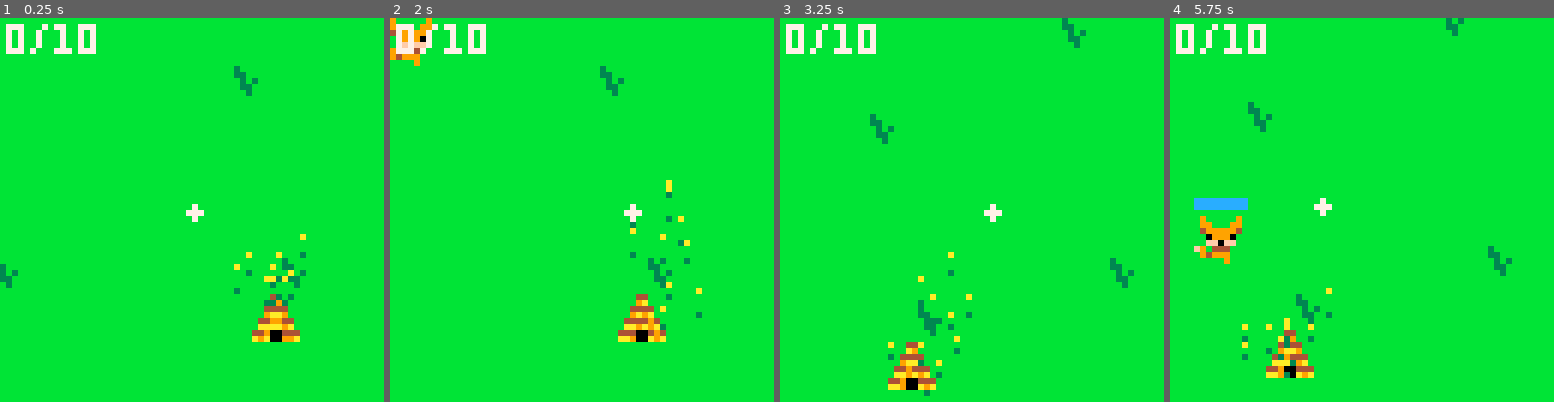
Above: before the commit, frames 1-4 (left to right).
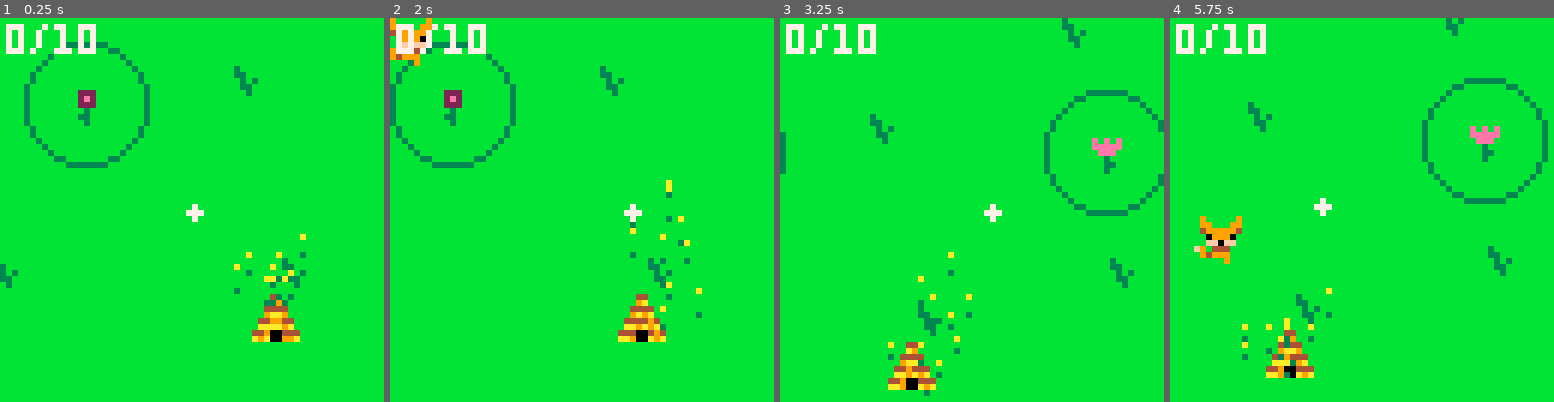
Above: after the commit, the same moments.

Repository: greysonp/swarm
Game: PICO-8 cartridge bees.p8
Same seed, same stepped clock (60 frames per second), same inputs: the game is played once before the commit and once after it.
Inputs:
- Up to frame 1 (0.25 s): no input
- Up to frame 2 (2 s): tap X (X key) at 0.33, 1.07, 1.85 s; tap O (Z key) at 0.7, 1.7 s; hold Right from 1.6 s (still down)
- Up to frame 3 (3.25 s): release Right at 2.1 s; tap O (Z key) at 2.1, 2.5, 2.9 s; hold Up 2.15-2.42 s; hold Right 2.47-3.03 s; tap X (X key) at 2.97 s; hold Left from 3.08 s (still down)
- Up to frame 4 (5.75 s): tap O (Z key) every 0.4 s from 3.3 to 5.7 s; release Left at 3.58 s; hold Down 3.63-3.97 s; hold Right 4.02-4.68 s; tap X (X key) at 4.08, 5.2 s; hold Up 4.73-5.03 s; hold Left 5.08-5.68 s; hold Down from 5.73 s (still down)

The runs differ from the first frame. In frame 1, 1.6% of the frame differs, in the area x 6-40%, y 6-40%; in frame 2, 1.5%; in frame 3, 1.7%; in frame 4, 2.2%, in the area x 6-99%, y 15-50%.

Commit message:
Added flowers and fixed sfx bugs.

Diff:
--- a/bees.p8
+++ b/bees.p8
@@ -11,6 +11,7 @@
 bees = {}
 enemies = {}
 anchors = {}
+flowers = {}
 
 -- constants
 startbees = 10
@@ -49,6 +50,12 @@
   -- add bee counter to the stage
   add(stage, newbeecounter())
 
+  -- add flowers to the stage
+  addflower(newflower(32, 32, 32))
+  addflower(newflower(96, 32, 33))
+  addflower(newflower(32, 96, 34))
+  addflower(newflower(96, 96, 35))
+
   -- add bees to the stage
   for i = 1, startbees do
     local bee = newbee(random(beehive.pos.x - 5, beehive.pos.x + 5), random(beehive.pos.y - 5, beehive.pos.y + 5), beehive)
@@ -120,6 +127,12 @@
 function addenemy(enemy)
   add(enemies, enemy)
   add(stage, enemy)
+end
+
+function addflower(flower)
+  add(flowers, flower)
+  add(anchors, flower)
+  add(stage, flower)
 end
 
 function placeanchor(x, y)
@@ -141,7 +154,7 @@
     return dist <= obj.radius
   end)
   if closest != nil then
-    if (closest != beehive) then
+    if closest.removable then
       del(anchors, closest)
       del(stage, closest)
     end
@@ -195,6 +208,7 @@
   cursor.speed = 1
   cursor.radius = 10
   cursor.layer = cursor_layer
+  cursor.removable = false
 
   function cursor:update()
     -- movement
@@ -211,7 +225,7 @@
         local anchor = placeanchor(self.pos.x, self.pos.y)
         local bee = findclosest(self.bees, self.pos.x, self.pos.y, function(obj, dist) return true end)
         bee:setanchor(anchor)
-        if count(anchor.bees) > 1 then sfx(2) end
+        if count(anchor.bees) > 1 or not anchor.removable then sfx(2) end
       else
         sfx(0)
       end
@@ -221,10 +235,11 @@
     if btnp(5) then
       local anchor = removeanchor(self.pos.x, self.pos.y)
       if anchor != nil then
+        if count(anchor.bees) > 0 then sfx(3) else sfx(0) end
         for bee in all(anchor.bees) do
           bee:setanchor(cursor)
         end
-        sfx(3)
+
       else
         sfx(0)
       end
@@ -246,6 +261,7 @@
   local beehive = newanchor(x, y)
   beehive.layer = beehive_layer
   beehive.anim = {16, 17, 18}
+  beehive.removable = false
 
   function beehive:update()
   end
@@ -265,6 +281,7 @@
   anchor.radius = 10
   anchor.bees = {}
   anchor.layer = anchor_layer
+  anchor.removable = true
 
   function anchor:update()
   end
@@ -529,7 +546,9 @@
       pset(self.pos.x, self.pos.y - 3, 0)
 
       -- draw health bar
-      self.healthbar:draw(enemy.health, enemy.maxhealth)
+      if self.health < self.maxhealth then
+        self.healthbar:draw(enemy.health, enemy.maxhealth)
+      end
     end
   end
 
@@ -560,6 +579,30 @@
   return enemy
 end
 
+function newflower(x, y, sprite)
+  local flower = newanchor(x, y)
+  flower.sprite = sprite
+  flower.removable = false
+  flower.maxhealth = 100
+  flower.health = flower.maxhealth
+  flower.healthbar = newhealthbar(flower, 5)
+
+  function flower:update()
+  end
+
+  function flower:draw()
+    spr(self.sprite, self.pos.x - 2, self.pos.y - 2)
+    circ(self.pos.x, self.pos.y, self.radius, 3)
+
+    -- draw the health bar
+    if self.health < self.maxhealth then
+      self.healthbar:draw(self.health, self.maxhealth)
+    end
+  end
+
+  return flower
+end
+
 function newbeecounter()
   local counter = newgameobj()
   counter.pos.x = 1
@@ -643,14 +686,14 @@
 end
 
 __gfx__
-07000000bbbbbbbbbbbbbbbbbbbbbbbbbbbbbbbb0000000000000000000000000000000000000000000000000000000000000000000000000000000000000000
-77700000bbbbbbbbbb222bbbbebebebbbbbbbbbb0000000000000000000000000000000000000000000000000000000000000000000000000000000000000000
-07000000bbbbbbbbbb2a2bbbbeeeeebbb3bbbbbb0000000000000000000000000000000000000000000000000000000000000000000000000000000000000000
-00000000bbbbbbbbbb222bbbbbeeebbbb33bbbbb0000000000000000000000000000000000000000000000000000000000000000000000000000000000000000
-00000000bbbbbbbbbbb3bbbbbbb3bbbbbb3b3bbb0000000000000000000000000000000000000000000000000000000000000000000000000000000000000000
-00000000bbbbbbbbbb33bbbbbbb33bbbbb33bbbb0000000000000000000000000000000000000000000000000000000000000000000000000000000000000000
-00000000bbbbbbbbbbb3bbbbbbb3bbbbbbb3bbbb0000000000000000000000000000000000000000000000000000000000000000000000000000000000000000
-00000000bbbbbbbbbbbbbbbbbbbbbbbbbbbbbbbb0000000000000000000000000000000000000000000000000000000000000000000000000000000000000000
+07000000bbbbbbbbbbbbbbbb00000000000000000000000000000000000000000000000000000000000000000000000000000000000000000000000000000000
+77700000bbbbbbbbbbbbbbbb00000000000000000000000000000000000000000000000000000000000000000000000000000000000000000000000000000000
+07000000bbbbbbbbb3bbbbbb00000000000000000000000000000000000000000000000000000000000000000000000000000000000000000000000000000000
+00000000bbbbbbbbb33bbbbb00000000000000000000000000000000000000000000000000000000000000000000000000000000000000000000000000000000
+00000000bbbbbbbbbb3b3bbb00000000000000000000000000000000000000000000000000000000000000000000000000000000000000000000000000000000
+00000000bbbbbbbbbb33bbbb00000000000000000000000000000000000000000000000000000000000000000000000000000000000000000000000000000000
+00000000bbbbbbbbbbb3bbbb00000000000000000000000000000000000000000000000000000000000000000000000000000000000000000000000000000000
+00000000bbbbbbbbbbbbbbbb00000000000000000000000000000000000000000000000000000000000000000000000000000000000000000000000000000000
 00044000000440000004400000000000000000000000000000000000000000000000000000000000000000000000000000000000000000000000000000000000
 000a9000000a90000009a00000000000000000000000000000000000000000000000000000000000000000000000000000000000000000000000000000000000
 00444400004444000044440000000000000000000000000000000000000000000000000000000000000000000000000000000000000000000000000000000000
@@ -659,12 +702,12 @@
 0aaaa9a00aa9a9a00aa9a9a000000000000000000000000000000000000000000000000000000000000000000000000000000000000000000000000000000000
 44900444449004444440049440000000000000000000000000000000000000000000000000000000000000000000000000000000000000000000000000000000
 a9a0099aaa900a9aaa900a9aa0000000000000000000000000000000000000000000000000000000000000000000000000000000000000000000000000000000
-00000000000000000000000000000000000000000000000000000000000000000000000000000000000000000000000000000000000000000000000000000000
-00000000000000000000000000000000000000000000000000000000000000000000000000000000000000000000000000000000000000000000000000000000
-00000000000000000000000000000000000000000000000000000000000000000000000000000000000000000000000000000000000000000000000000000000
-00000000000000000000000000000000000000000000000000000000000000000000000000000000000000000000000000000000000000000000000000000000
-00000000000000000000000000000000000000000000000000000000000000000000000000000000000000000000000000000000000000000000000000000000
-00000000000000000000000000000000000000000000000000000000000000000000000000000000000000000000000000000000000000000000000000000000
+02220000e0e0e0000ccc000070707000000000000000000000000000000000000000000000000000000000000000000000000000000000000000000000000000
+02e20000eeeee0000c7c000077777000000000000000000000000000000000000000000000000000000000000000000000000000000000000000000000000000
+022200000eee00000ccc000007770000000000000000000000000000000000000000000000000000000000000000000000000000000000000000000000000000
+00300000003000000030000000300000000000000000000000000000000000000000000000000000000000000000000000000000000000000000000000000000
+03300000003300000330000000330000000000000000000000000000000000000000000000000000000000000000000000000000000000000000000000000000
+00300000003000000030000000300000000000000000000000000000000000000000000000000000000000000000000000000000000000000000000000000000
 00000000000000000000000000000000000000000000000000000000000000000000000000000000000000000000000000000000000000000000000000000000
 00000000000000000000000000000000000000000000000000000000000000000000000000000000000000000000000000000000000000000000000000000000
 00000000000000000000000000000000000000000000000000000000000000000000000000000000000000000000000000000000000000000000000000000000
@@ -775,22 +818,22 @@
 0000000000000000000000000000000020000000000000000000000000000000000000000000000000000000000000000000000000000000000000000000000000000000000000000000000000000000000000000000000000000000000000000000000000000000000000000000000000000000000000000000000000000000
 0000000000000000000000000000000000000000000000000000000000000000000000000000000000000000000000000000000000000000000000000000000000000000000000000000000000000000000000000000000000000000000000000000000000000000000000000000000000000000000000000000000000000000
 __map__
-01010101010101010101010101010104ffffffffffffffffffffffffffffffffffffffffffffffffffffffffffff00000000000000000000000000000000000000000000000000000000000000000000000000000000000000000000000000000000000000000000000000000000000000000000000000000000000000000000
-01010401010101010101010401010101ffffffffffffffffffffffffffffffffffffffffffffffffffffffffffff00000000000000000000000000000000000000000000000000000000000000000000000000000000000000000000000000000000000000000000000000000000000000000000000000000000000000000000
+01010101010101010101010101010102ffffffffffffffffffffffffffffffffffffffffffffffffffffffffffff00000000000000000000000000000000000000000000000000000000000000000000000000000000000000000000000000000000000000000000000000000000000000000000000000000000000000000000
+01010201010101010101010201010101ffffffffffffffffffffffffffffffffffffffffffffffffffffffffffff00000000000000000000000000000000000000000000000000000000000000000000000000000000000000000000000000000000000000000000000000000000000000000000000000000000000000000000
 01010101010101010101010101010101ffffffffffffffffffffffffffffffffffffffffffffffffffffffffffff00000000000000000000000000000000000000000000000000000000000000000000000000000000000000000000000000000000000000000000000000000000000000000000000000000000000000000000
-01010101010101040101010101010101ffffffffffffffffffffffffffffffffffffffffffffffffffffffffffff00000000000000000000000000000000000000000000000000000000000000000000000000000000000000000000000000000000000000000000000000000000000000000000000000000000000000000000
-04010101010101010101010101010401ffffffffffffffffffffffffffffffffffffffffffffffffffffffffffff00000000000000000000000000000000000000000000000000000000000000000000000000000000000000000000000000000000000000000000000000000000000000000000000000000000000000000000
+01010101010101020101010101010101ffffffffffffffffffffffffffffffffffffffffffffffffffffffffffff00000000000000000000000000000000000000000000000000000000000000000000000000000000000000000000000000000000000000000000000000000000000000000000000000000000000000000000
+02010101010101010101010101010201ffffffffffffffffffffffffffffffffffffffffffffffffffffffffffff00000000000000000000000000000000000000000000000000000000000000000000000000000000000000000000000000000000000000000000000000000000000000000000000000000000000000000000
 01010101010101010101010101010101ffffffffffffffffffffffffffffffffffffffffffffffffffffffffffff00000000000000000000000000000000000000000000000000000000000000000000000000000000000000000000000000000000000000000000000000000000000000000000000000000000000000000000
-01010101010101010101010104010101ffffffffffffffffffffffffffffffffffffffffffffffffffffffffffff00000000000000000000000000000000000000000000000000000000000000000000000000000000000000000000000000000000000000000000000000000000000000000000000000000000000000000000
-01010401010101010401010101010101ffffffffffffffffffffffffffffffffffffffffffffffffffffffffffff00000000000000000000000000000000000000000000000000000000000000000000000000000000000000000000000000000000000000000000000000000000000000000000000000000000000000000000
+01010101010101010101010102010101ffffffffffffffffffffffffffffffffffffffffffffffffffffffffffff00000000000000000000000000000000000000000000000000000000000000000000000000000000000000000000000000000000000000000000000000000000000000000000000000000000000000000000
+01010201010101010201010101010101ffffffffffffffffffffffffffffffffffffffffffffffffffffffffffff00000000000000000000000000000000000000000000000000000000000000000000000000000000000000000000000000000000000000000000000000000000000000000000000000000000000000000000
 01010101010101010101010101010101ffffffffffffffffffffffffffffffffffffffffffffffffffffffffffff00000000000000000000000000000000000000000000000000000000000000000000000000000000000000000000000000000000000000000000000000000000000000000000000000000000000000000000
 01010101010101010101010101010101ffffffffffffffffffffffffffffffffffffffffffffffffffffffffffff00000000000000000000000000000000000000000000000000000000000000000000000000000000000000000000000000000000000000000000000000000000000000000000000000000000000000000000
-01010101010101010101040101010101ffffffffffffffffffffffffffffffffffffffffffffffffffffffffffff00000000000000000000000000000000000000000000000000000000000000000000000000000000000000000000000000000000000000000000000000000000000000000000000000000000000000000000
-01040101010401010101010101010401ffffffffffffffffffffffffffffffffffffffffffffffffffffffffffff00000000000000000000000000000000000000000000000000000000000000000000000000000000000000000000000000000000000000000000000000000000000000000000000000000000000000000000
+01010101010101010101020101010101ffffffffffffffffffffffffffffffffffffffffffffffffffffffffffff00000000000000000000000000000000000000000000000000000000000000000000000000000000000000000000000000000000000000000000000000000000000000000000000000000000000000000000
+01020101010102010101010101010201ffffffffffffffffffffffffffffffffffffffffffffffffffffffffffff00000000000000000000000000000000000000000000000000000000000000000000000000000000000000000000000000000000000000000000000000000000000000000000000000000000000000000000
 01010101010101010101010101010101ffffffffffffffffffffffffffffffffffffffffffffffffffffffffffff00000000000000000000000000000000000000000000000000000000000000000000000000000000000000000000000000000000000000000000000000000000000000000000000000000000000000000000
 01010101010101010101010101010101ffffffffffffffffffffffffffffffffffffffffffffffffffffffffffff00000000000000000000000000000000000000000000000000000000000000000000000000000000000000000000000000000000000000000000000000000000000000000000000000000000000000000000
-01010101010101010401010104010101ffffffffffffffffffffffffffffffffffffffffffffffffffffffffffff00000000000000000000000000000000000000000000000000000000000000000000000000000000000000000000000000000000000000000000000000000000000000000000000000000000000000000000
-01010401010101010101010101010101ffffffffffffffffffffffffffffffffffffffffffffffffffffffffffff00000000000000000000000000000000000000000000000000000000000000000000000000000000000000000000000000000000000000000000000000000000000000000000000000000000000000000000
+01010101010101010201010102010101ffffffffffffffffffffffffffffffffffffffffffffffffffffffffffff00000000000000000000000000000000000000000000000000000000000000000000000000000000000000000000000000000000000000000000000000000000000000000000000000000000000000000000
+01010201010101010101010101010101ffffffffffffffffffffffffffffffffffffffffffffffffffffffffffff00000000000000000000000000000000000000000000000000000000000000000000000000000000000000000000000000000000000000000000000000000000000000000000000000000000000000000000
 ffffffffffffffffffffffffffffffffffffffffffffffffffffffffffffffffffffffffffffffffffffffffffff00000000000000000000000000000000000000000000000000000000000000000000000000000000000000000000000000000000000000000000000000000000000000000000000000000000000000000000
 ffffffffffffffffffffffffffffffffffffffffffffffffffffffffffffffffffffffffffffffffffffffffffff00000000000000000000000000000000000000000000000000000000000000000000000000000000000000000000000000000000000000000000000000000000000000000000000000000000000000000000
 ffffffffffffffffffffffffffffffffffffffffffffffffffffffffffffffffffffffffffffffffffffffffffff00000000000000000000000000000000000000000000000000000000000000000000000000000000000000000000000000000000000000000000000000000000000000000000000000000000000000000000
